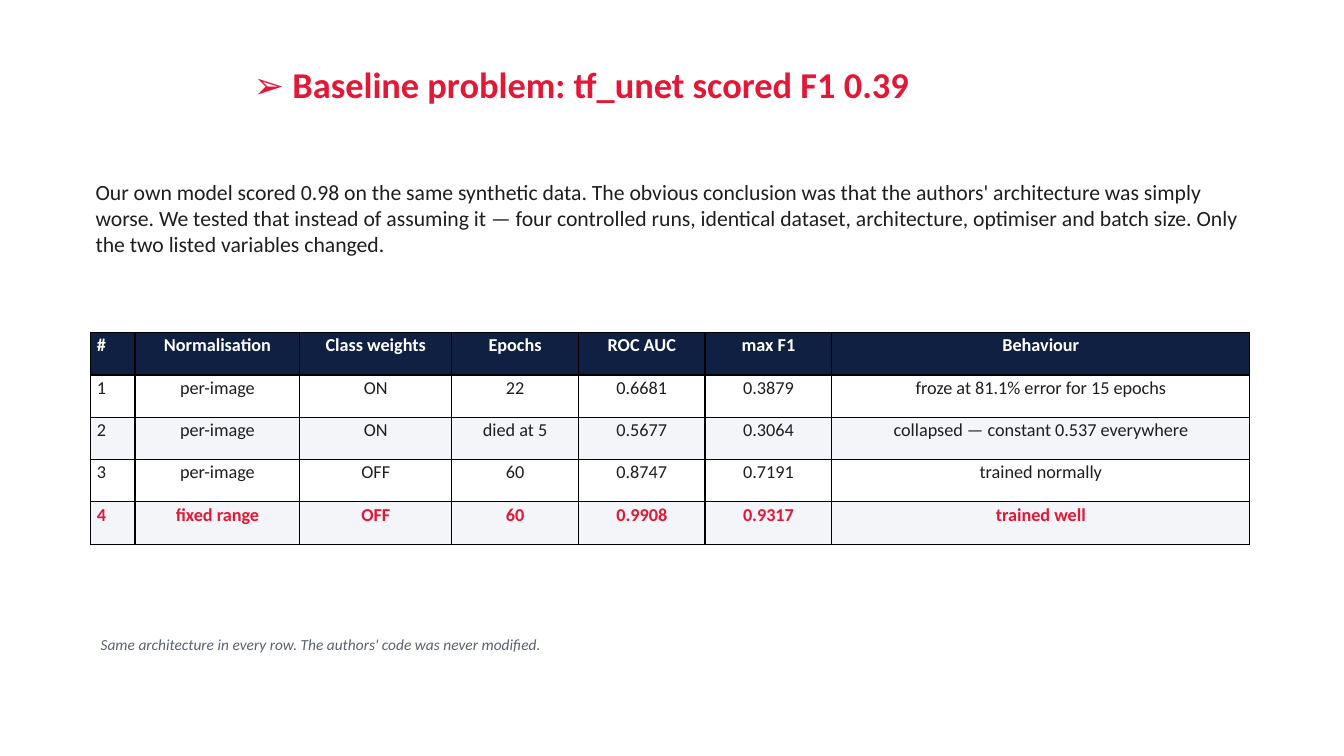
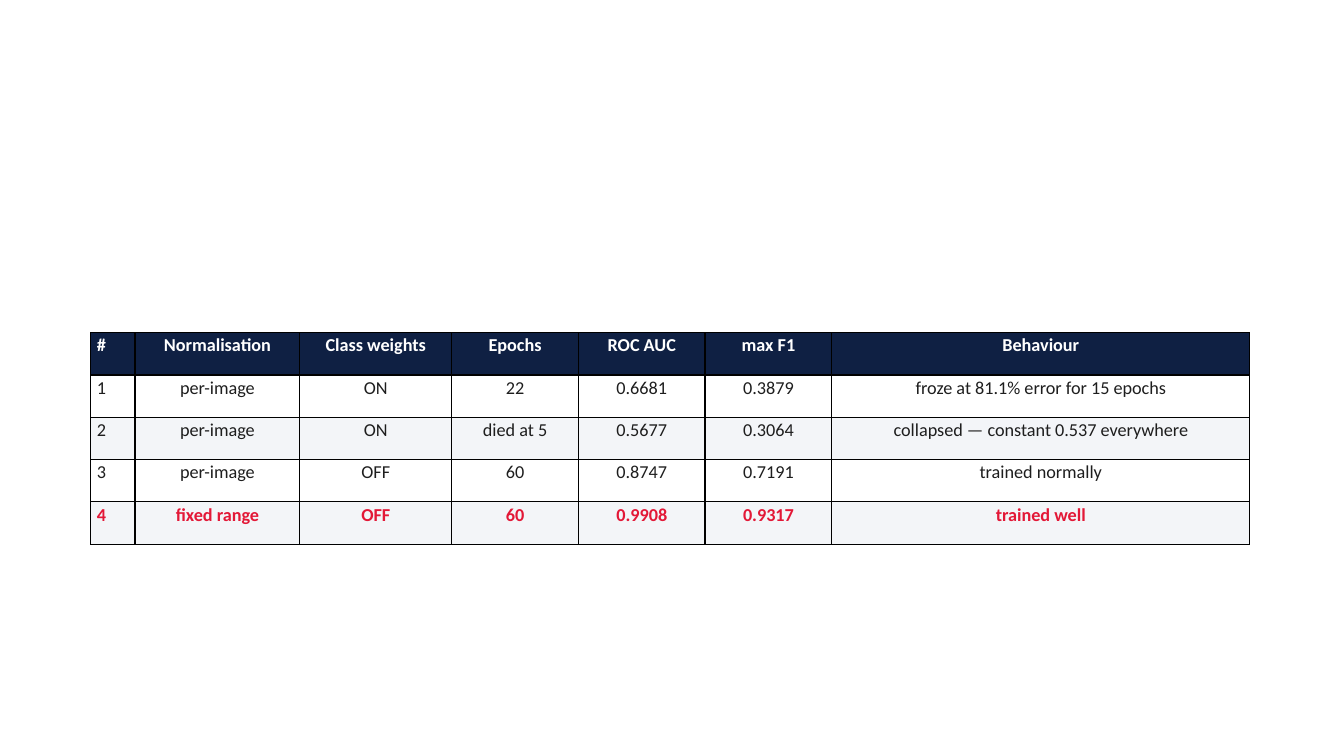
Before and after one commit to RonakSinghRaina/MP, a slide deck: slide 3 of Weekly_Report_Week5_DiL_Lab.pptx (slide 6 before the commit). Drawn at 1344x756 pixels with LibreOffice and Linux fonts; fonts in the diff are those of the drawing; background and template pictures are left out. Boxes give left, top, right and bottom in pixels: in the first picture for what was removed or moved away, otherwise in the second. Text is boxed around its words. In the diff, an @@ line names an element or a change of style, - is before the commit and + after.

```diff
--- a/Weekly_Report_Week5_DiL_Lab.pptx
+++ b/Weekly_Report_Week5_DiL_Lab.pptx
@@ title removed at (x1=292, y1=72, x2=909, y2=104) @@
-➢ Baseline problem: tf_unet scored F1 0.39
@@ text removed at (x1=96, y1=185, x2=1238, y2=256) @@
-Our own model scored 0.98 on the same synthetic data. The obvious conclusion was that the authors' architecture was simply worse. We tested that instead of assuming it — four controlled runs, identical dataset, architecture, optimiser and batch size. Only the two listed variables changed.
@@ text removed at (x1=101, y1=639, x2=541, y2=653) @@
-Same architecture in every row. The authors' code was never modified.
```
Also in this commit, not shown: 10 other slides changed, 1 slide added, 4 slides removed, 2 other files.
